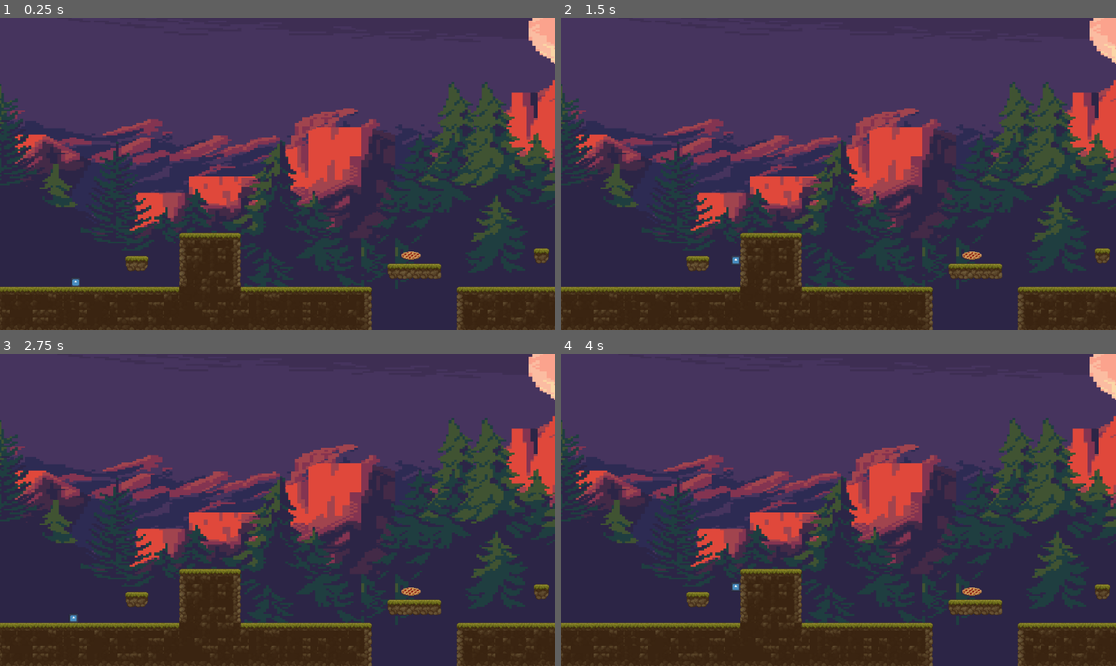
Above: before the commit, frames 1-4 (two rows, left to right).
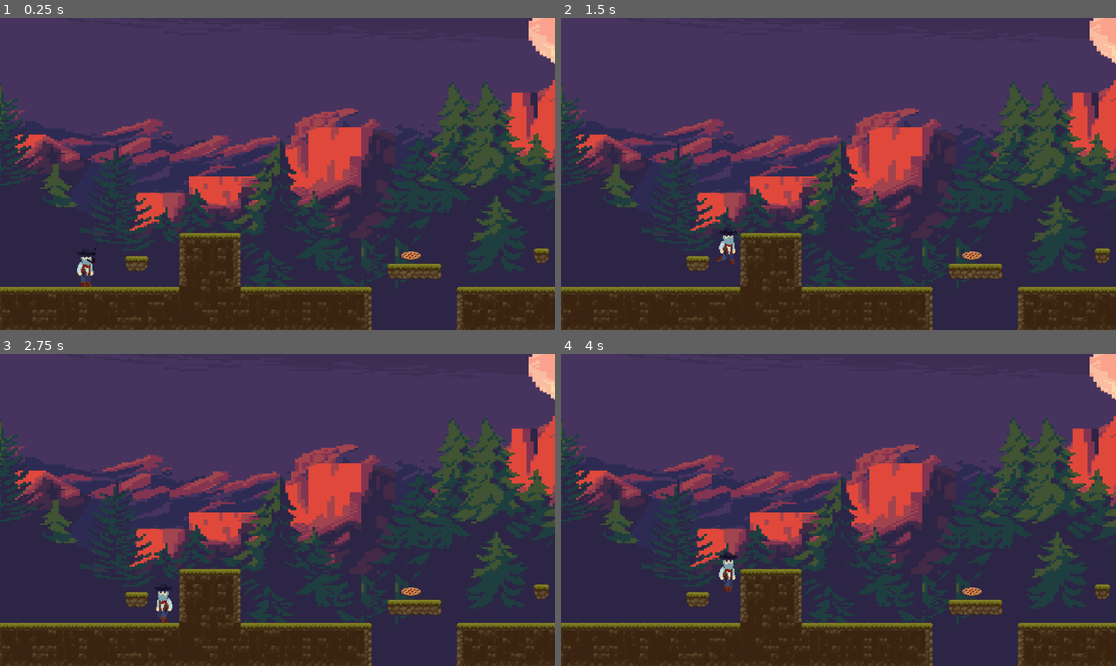
Above: after the commit, the same moments.

Repository: CristianUnq/GodotJamJuego
Game: Godot game, scene res://scenes/main.tscn
Same seed, same stepped clock (60 frames per second), same inputs: the game is played once before the commit and once after it. The engine's default icon, where the game draws it, is replaced by a stand-in: a white triangle on a blue panel in a dark square.
Inputs:
- Up to frame 1 (0.25 s): no input
- Up to frame 2 (1.5 s): tap Enter (ui_accept) at 0.5, 0.6, 0.77, 1.07, 1.35 s; hold Right (ui_right) from 0.53 s (still down)
- Up to frame 3 (2.75 s): tap Enter (ui_accept) at 1.52, 1.82, 2.1 s; release Right (ui_right) at 2.03 s; hold Left (ui_left) from 2.03 s (still down)
- Up to frame 4 (4 s): release Left (ui_left) at 2.78 s; hold Right (ui_right) from 2.78 s (still down); tap Enter (ui_accept) at 2.85, 3.02, 3.32, 3.6, 3.77 s

The runs differ from the first frame. In frame 1, 0.2% of the frame differs, in the area x 13-18%, y 72-87%; in frame 2, 0.2%; in frame 3, 0.2%; in frame 4, 0.3%, in the area x 28-33%, y 63-77%.

Commit message:
agrego gaucho y patron state

Diff:
--- a/tradiciones-perdidas/project.godot
+++ b/tradiciones-perdidas/project.godot
@@ -78,6 +78,16 @@
 , Object(InputEventJoypadButton,"resource_local_to_scene":false,"resource_name":"","device":-1,"button_index":4,"pressure":0.0,"pressed":true,"script":null)
 ]
 }
+move_left={
+"deadzone": 0.2,
+"events": [Object(InputEventKey,"resource_local_to_scene":false,"resource_name":"","device":-1,"window_id":0,"alt_pressed":false,"shift_pressed":false,"ctrl_pressed":false,"meta_pressed":false,"pressed":false,"keycode":0,"physical_keycode":4194319,"key_label":0,"unicode":0,"location":0,"echo":false,"script":null)
+]
+}
+move_right={
+"deadzone": 0.2,
+"events": [Object(InputEventKey,"resource_local_to_scene":false,"resource_name":"","device":-1,"window_id":0,"alt_pressed":false,"shift_pressed":false,"ctrl_pressed":false,"meta_pressed":false,"pressed":false,"keycode":0,"physical_keycode":4194321,"key_label":0,"unicode":0,"location":0,"echo":false,"script":null)
+]
+}
 
 [physics]
 
--- a/tradiciones-perdidas/scenes/character_body_2d.tscn
+++ /dev/null
@@ -1,21 +0,0 @@
-[gd_scene format=3 uid="uid://ddql7jyom53ar"]
-
-[ext_resource type="Script" uid="uid://dtjipxpe8c655" path="res://scripts/character_body_2d.gd" id="1_f50pn"]
-[ext_resource type="Texture2D" uid="uid://frb1psyy6jyu" path="res://icon.svg" id="2_ij6vw"]
-
-[sub_resource type="RectangleShape2D" id="RectangleShape2D_ij6vw"]
-size = Vector2(18.5, 18)
-
-[node name="CharacterBody2D" type="CharacterBody2D" unique_id=1015952309]
-position = Vector2(84, 33)
-script = ExtResource("1_f50pn")
-metadata/_edit_group_ = true
-
-[node name="CollisionShape2D" type="CollisionShape2D" parent="." unique_id=756988325]
-position = Vector2(0.75, 1)
-shape = SubResource("RectangleShape2D_ij6vw")
-
-[node name="Sprite2D" type="Sprite2D" parent="." unique_id=1705259984]
-position = Vector2(1, 1)
-scale = Vector2(0.1484375, 0.1484375)
-texture = ExtResource("2_ij6vw")
--- /dev/null
+++ b/tradiciones-perdidas/scenes/player.tscn
@@ -0,0 +1,207 @@
+[gd_scene format=3 uid="uid://ddql7jyom53ar"]
+
+[ext_resource type="Script" uid="uid://dtjipxpe8c655" path="res://scripts/player.gd" id="1_f50pn"]
+[ext_resource type="Texture2D" uid="uid://5onrgueh3im" path="res://assets/sprite/gaucho/CowBoyWalking.png" id="2_tuyoq"]
+[ext_resource type="Script" uid="uid://dgkkekwwjnr4j" path="res://scripts/state_machine.gd" id="3_dn4c7"]
+[ext_resource type="Texture2D" uid="uid://cb8r5r4q3af26" path="res://assets/sprite/gaucho/CowBoySmokingIdle.png" id="3_fjrip"]
+[ext_resource type="Script" uid="uid://b63ces6hclher" path="res://scripts/idle_state.gd" id="4_rhr3r"]
+[ext_resource type="Script" uid="uid://pyqg1rvjrqh" path="res://scripts/run_state.gd" id="5_t53lx"]
+[ext_resource type="Script" uid="uid://bpueckh0f1you" path="res://scripts/jump_state.gd" id="6_yi2kj"]
+
+[sub_resource type="RectangleShape2D" id="RectangleShape2D_ij6vw"]
+size = Vector2(29, 39)
+
+[sub_resource type="Animation" id="Animation_fjrip"]
+length = 0.001
+tracks/0/type = "value"
+tracks/0/imported = false
+tracks/0/enabled = true
+tracks/0/path = NodePath("Sprite2D:frame")
+tracks/0/interp = 1
+tracks/0/loop_wrap = true
+tracks/0/keys = {
+"times": PackedFloat32Array(0),
+"transitions": PackedFloat32Array(1),
+"update": 1,
+"values": [0]
+}
+tracks/1/type = "value"
+tracks/1/imported = false
+tracks/1/enabled = true
+tracks/1/path = NodePath("Sprite2D:texture")
+tracks/1/interp = 1
+tracks/1/loop_wrap = true
+tracks/1/keys = {
+"times": PackedFloat32Array(0),
+"transitions": PackedFloat32Array(1),
+"update": 1,
+"values": [ExtResource("2_tuyoq")]
+}
+tracks/2/type = "value"
+tracks/2/imported = false
+tracks/2/enabled = true
+tracks/2/path = NodePath("Sprite2D:hframes")
+tracks/2/interp = 1
+tracks/2/loop_wrap = true
+tracks/2/keys = {
+"times": PackedFloat32Array(0),
+"transitions": PackedFloat32Array(1),
+"update": 1,
+"values": [8]
+}
+tracks/3/type = "value"
+tracks/3/imported = false
+tracks/3/enabled = true
+tracks/3/path = NodePath("Sprite2D:vframes")
+tracks/3/interp = 1
+tracks/3/loop_wrap = true
+tracks/3/keys = {
+"times": PackedFloat32Array(0),
+"transitions": PackedFloat32Array(1),
+"update": 1,
+"values": [1]
+}
+
+[sub_resource type="Animation" id="Animation_tuyoq"]
+resource_name = "idle"
+length = 0.23333333
+loop_mode = 1
+tracks/0/type = "value"
+tracks/0/imported = false
+tracks/0/enabled = true
+tracks/0/path = NodePath("Sprite2D:texture")
+tracks/0/interp = 1
+tracks/0/loop_wrap = true
+tracks/0/keys = {
+"times": PackedFloat32Array(0),
+"transitions": PackedFloat32Array(1),
+"update": 1,
+"values": [ExtResource("3_fjrip")]
+}
+tracks/1/type = "value"
+tracks/1/imported = false
+tracks/1/enabled = true
+tracks/1/path = NodePath("Sprite2D:hframes")
+tracks/1/interp = 1
+tracks/1/loop_wrap = true
+tracks/1/keys = {
+"times": PackedFloat32Array(0),
+"transitions": PackedFloat32Array(1),
+"update": 1,
+"values": [8]
+}
+tracks/2/type = "value"
+tracks/2/imported = false
+tracks/2/enabled = true
+tracks/2/path = NodePath("Sprite2D:vframes")
+tracks/2/interp = 1
+tracks/2/loop_wrap = true
+tracks/2/keys = {
+"times": PackedFloat32Array(0),
+"transitions": PackedFloat32Array(1),
+"update": 1,
+"values": [1]
+}
+tracks/3/type = "value"
+tracks/3/imported = false
+tracks/3/enabled = true
+tracks/3/path = NodePath("Sprite2D:frame")
+tracks/3/interp = 1
+tracks/3/loop_wrap = true
+tracks/3/keys = {
+"times": PackedFloat32Array(0),
+"transitions": PackedFloat32Array(1),
+"update": 1,
+"values": [0]
+}
+
+[sub_resource type="Animation" id="Animation_smehm"]
+resource_name = "walk"
+length = 0.8
+loop_mode = 1
+tracks/0/type = "value"
+tracks/0/imported = false
+tracks/0/enabled = true
+tracks/0/path = NodePath("Sprite2D:frame")
+tracks/0/interp = 1
+tracks/0/loop_wrap = true
+tracks/0/keys = {
+"times": PackedFloat32Array(0, 0.1, 0.2, 0.3, 0.4, 0.5, 0.6, 0.7),
+"transitions": PackedFloat32Array(1, 1, 1, 1, 1, 1, 1, 1),
+"update": 1,
+"values": [0, 1, 2, 3, 4, 5, 6, 7]
+}
+tracks/1/type = "value"
+tracks/1/imported = false
+tracks/1/enabled = true
+tracks/1/path = NodePath("Sprite2D:texture")
+tracks/1/interp = 1
+tracks/1/loop_wrap = true
+tracks/1/keys = {
+"times": PackedFloat32Array(0),
+"transitions": PackedFloat32Array(1),
+"update": 1,
+"values": [ExtResource("2_tuyoq")]
+}
+tracks/2/type = "value"
+tracks/2/imported = false
+tracks/2/enabled = true
+tracks/2/path = NodePath("Sprite2D:hframes")
+tracks/2/interp = 1
+tracks/2/loop_wrap = true
+tracks/2/keys = {
+"times": PackedFloat32Array(0),
+"transitions": PackedFloat32Array(1),
+"update": 1,
+"values": [8]
+}
+tracks/3/type = "value"
+tracks/3/imported = false
+tracks/3/enabled = true
+tracks/3/path = NodePath("Sprite2D:vframes")
+tracks/3/interp = 1
+tracks/3/loop_wrap = true
+tracks/3/keys = {
+"times": PackedFloat32Array(0),
+"transitions": PackedFloat32Array(1),
+"update": 1,
+"values": [1]
+}
+
+[sub_resource type="AnimationLibrary" id="AnimationLibrary_ur7pv"]
+_data = {
+&"RESET": SubResource("Animation_fjrip"),
+&"idle": SubResource("Animation_tuyoq"),
+&"walk": SubResource("Animation_smehm")
+}
+
+[node name="Player" type="CharacterBody2D" unique_id=1015952309]
+position = Vector2(75, 55)
+scale = Vector2(2, 2)
+script = ExtResource("1_f50pn")
+
+[node name="Sprite2D" type="Sprite2D" parent="." unique_id=1886019959]
+position = Vector2(5.5, 0.5)
+scale = Vector2(1, 0.9791667)
+texture = ExtResource("2_tuyoq")
+hframes = 8
+
+[node name="CollisionShape2D" type="CollisionShape2D" parent="." unique_id=756988325]
+position = Vector2(4, 4.5)
+shape = SubResource("RectangleShape2D_ij6vw")
+
+[node name="AnimationPlayer" type="AnimationPlayer" parent="." unique_id=940279988]
+libraries/ = SubResource("AnimationLibrary_ur7pv")
+
+[node name="StateMachine" type="Node" parent="." unique_id=1512716011 node_paths=PackedStringArray("initial_state")]
+script = ExtResource("3_dn4c7")
+initial_state = NodePath("Idle")
+
+[node name="Idle" type="Node" parent="StateMachine" unique_id=82930674]
+script = ExtResource("4_rhr3r")
+
+[node name="Run" type="Node" parent="StateMachine" unique_id=1256053774]
+script = ExtResource("5_t53lx")
+
+[node name="Jump" type="Node" parent="StateMachine" unique_id=592869367]
+script = ExtResource("6_yi2kj")
--- a/tradiciones-perdidas/scripts/character_body_2d.gd
+++ /dev/null
@@ -1,25 +0,0 @@
-extends CharacterBody2D
-
-
-const SPEED = 300.0
-const JUMP_VELOCITY = -400.0
-
-
-func _physics_process(delta: float) -> void:
-	# Add the gravity.
-	if not is_on_floor():
-		velocity += get_gravity() * delta
-
-	# Handle jump.
-	if Input.is_action_just_pressed("ui_accept") and is_on_floor():
-		velocity.y = JUMP_VELOCITY
-
-	# Get the input direction and handle the movement/deceleration.
-	# As good practice, you should replace UI actions with custom gameplay actions.
-	var direction := Input.get_axis("ui_left", "ui_right")
-	if direction:
-		velocity.x = direction * SPEED
-	else:
-		velocity.x = move_toward(velocity.x, 0, SPEED)
-
-	move_and_slide()
--- /dev/null
+++ b/tradiciones-perdidas/scripts/idle_state.gd
@@ -0,0 +1,20 @@
+extends State
+
+func enter() -> void:
+	# Reproducir animación de estar quieto
+	player.animation_player.play("idle")
+	player.velocity.x = 0
+
+func physics_update(delta: float) -> void:
+	# Aplicar gravedad
+	if not player.is_on_floor():
+		player.velocity.y += player.gravity * delta
+		player.move_and_slide()
+		return
+
+	var direction := Input.get_axis("move_left", "move_right")
+	if direction != 0:
+		transitioned.emit(self, "run")
+
+	if Input.is_action_just_pressed("ui_accept"):
+		transitioned.emit(self, "jump")
--- /dev/null
+++ b/tradiciones-perdidas/scripts/jump_state.gd
@@ -0,0 +1,27 @@
+extends State
+
+func enter() -> void:
+	player.velocity.y = player.jump_velocity
+
+func physics_update(delta: float) -> void:
+	# Aplicar gravedad
+	player.velocity.y += player.gravity * delta
+
+	var direction := Input.get_axis("move_left", "move_right")
+	if direction != 0:
+		player.velocity.x = direction * player.speed
+		if direction < 0:
+			player.sprite.flip_h = true
+		elif direction > 0:
+			player.sprite.flip_h = false
+	else:
+		player.velocity.x = move_toward(player.velocity.x, 0, player.speed)
+
+	player.move_and_slide()
+
+	# Si tocamos el suelo, decidimos a qué estado volver
+	if player.is_on_floor():
+		if direction != 0:
+			transitioned.emit(self, "run")
+		else:
+			transitioned.emit(self, "idle")
--- /dev/null
+++ b/tradiciones-perdidas/scripts/player.gd
@@ -0,0 +1,11 @@
+extends CharacterBody2D
+class_name Player
+
+@export var speed: float = 300.0
+@export var jump_velocity: float = -400.0
+
+# Obtenemos la gravedad de la configuración del proyecto
+var gravity: int = ProjectSettings.get_setting("physics/2d/default_gravity")
+
+@onready var animation_player: AnimationPlayer = $AnimationPlayer
+@onready var sprite: Sprite2D = $Sprite2D
--- /dev/null
+++ b/tradiciones-perdidas/scripts/run_state.gd
@@ -0,0 +1,28 @@
+extends State
+
+func enter() -> void:
+	player.animation_player.play("walk")
+	pass
+
+func physics_update(delta: float) -> void:
+	# Gravedad
+	if not player.is_on_floor():
+		player.velocity.y += player.gravity * delta
+
+	var direction := Input.get_axis("move_left", "move_right")
+
+	if direction != 0:
+		player.velocity.x = direction * player.speed
+
+		if direction < 0:
+			player.sprite.flip_h = true
+		elif direction > 0:
+			player.sprite.flip_h = false
+	else:
+		# Si soltaron la tecla, volvemos a Idle
+		transitioned.emit(self, "idle")
+
+	if Input.is_action_just_pressed("ui_accept") and player.is_on_floor():
+		transitioned.emit(self, "jump")
+
+	player.move_and_slide()
--- /dev/null
+++ b/tradiciones-perdidas/scripts/state.gd
@@ -0,0 +1,19 @@
+extends Node
+class_name State
+
+# Señal que avisa a la máquina de estados que queremos cambiar de estado
+signal transitioned(state, new_state_name)
+
+var player: CharacterBody2D
+
+func enter() -> void:
+	pass
+
+func exit() -> void:
+	pass
+
+func physics_update(_delta: float) -> void:
+	pass
+
+func handle_input(_event: InputEvent) -> void:
+	pass
--- /dev/null
+++ b/tradiciones-perdidas/scripts/state_machine.gd
@@ -0,0 +1,44 @@
+extends Node
+class_name StateMachine
+
+@export var initial_state: State
+
+var current_state: State
+var states: Dictionary = {}
+
+func _ready() -> void:
+	await owner.ready
+
+	for child in get_children():
+		if child is State:
+			states[child.name.to_lower()] = child
+			# Le pasamos la referencia del Player
+			child.player = owner
+			# Conectamos la señal de transición
+			child.transitioned.connect(on_child_transition)
+
+	if initial_state:
+		initial_state.enter()
+		current_state = initial_state
+
+func _physics_process(delta: float) -> void:
+	if current_state:
+		current_state.physics_update(delta)
+
+func _unhandled_input(event: InputEvent) -> void:
+	if current_state:
+		current_state.handle_input(event)
+
+func on_child_transition(state: State, new_state_name: String) -> void:
+	if state != current_state:
+		return
+
+	var new_state = states.get(new_state_name.to_lower())
+	if !new_state:
+		return
+
+	if current_state:
+		current_state.exit()
+
+	new_state.enter()
+	current_state = new_state
Binary file added: tradiciones-perdidas/assets/sprite/gaucho/CowBoySmokingIdle.png
Not shown, added: tradiciones-perdidas/assets/sprite/gaucho/CowBoySmokingIdle.png.import
Binary file added: tradiciones-perdidas/assets/sprite/gaucho/CowBoyWalking.png
Not shown, added: tradiciones-perdidas/assets/sprite/gaucho/CowBoyWalking.png.import
Not shown, added: tradiciones-perdidas/scripts/idle_state.gd.uid
Not shown, added: tradiciones-perdidas/scripts/jump_state.gd.uid
Renamed: tradiciones-perdidas/scripts/character_body_2d.gd.uid -> tradiciones-perdidas/scripts/player.gd.uid
Not shown, added: tradiciones-perdidas/scripts/run_state.gd.uid
Not shown, added: tradiciones-perdidas/scripts/state.gd.uid
Not shown, added: tradiciones-perdidas/scripts/state_machine.gd.uid
